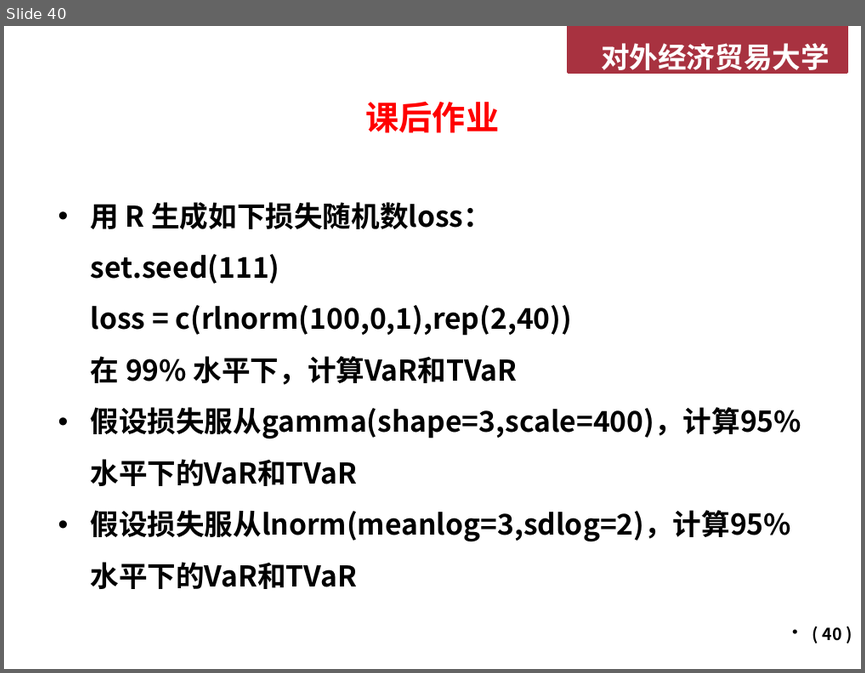
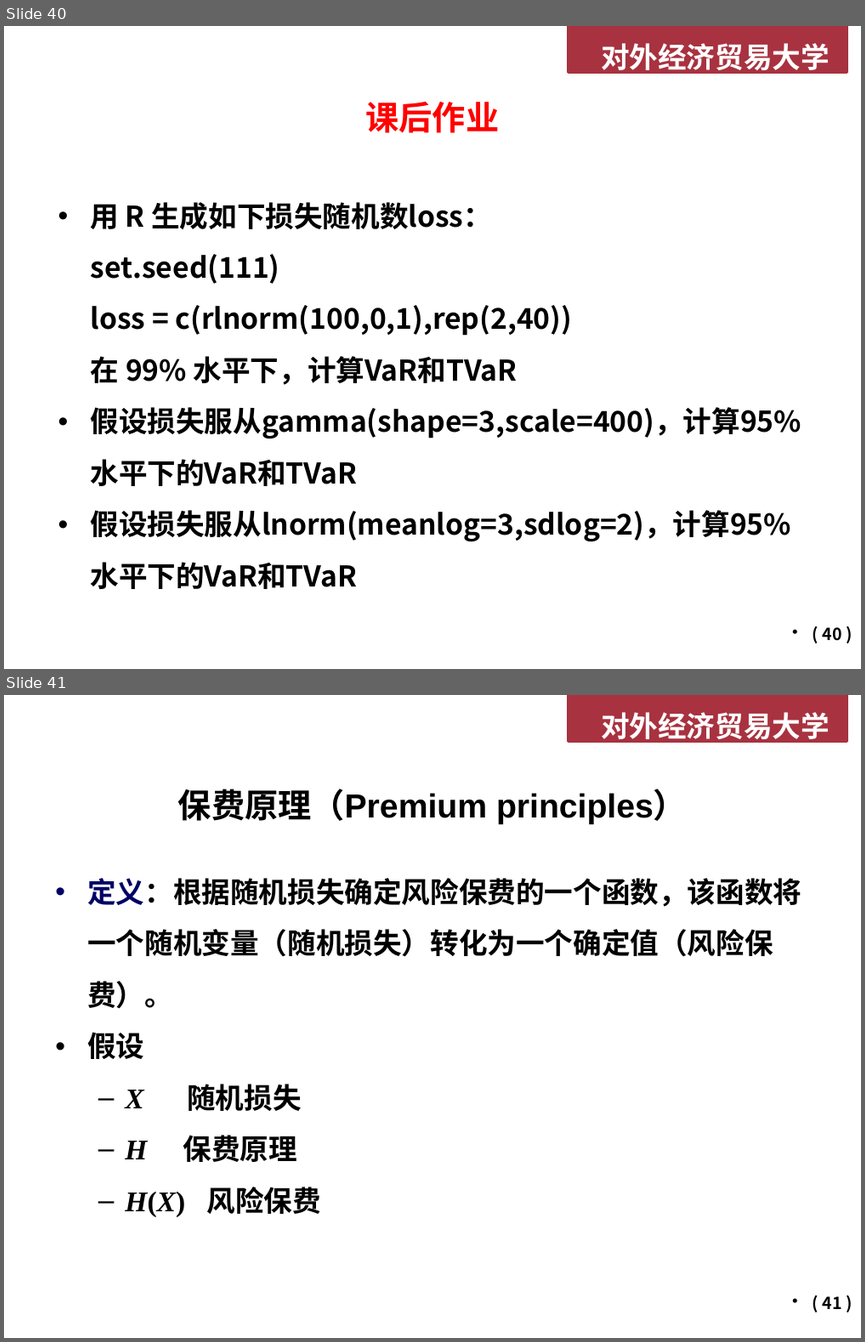
Before and after one commit to Francisor/Non-life-Insurance-Actuarial-Science, a slide deck: Lectures/Week 1 - 风险度量基础.pptx. Shown one above the other, each under a label of ours: slide 40 before the commit, slides 40 and 41 after it. The pictures are 865x673 and 865x1342 pixels, drawn with LibreOffice and Linux fonts; fonts in the diff are those of the drawing; background and template pictures are left out. Boxes give left, top, right and bottom in pixels: in the first picture for what was removed or moved away, otherwise in the second. Text is boxed around its words. In the diff, an @@ line names an element or a change of style, - is before the commit and + after.

```diff
--- a/Lectures/Week 1 - 风险度量基础.pptx
+++ b/Lectures/Week 1 - 风险度量基础.pptx
@@ slide 41 added at bbox=[4, 695, 861, 1338], background #FFFFFF; not listed: 2 template elements that a slide beside it also shows @@
@@ title added at bbox=[178, 789, 687, 824], 28 pt, text #000000, bold @@
+保费原理（Premium principles）
@@ text added at bbox=[87, 878, 801, 1216], 24 pt, text #000000, bold @@
+• 定义：根据随机损失确定风险保费的一个函数，该函数将一个随机变量（随机损失）转化为一个确定值（风险保费）。
+• 假设
+  – X 随机损失
+  – H 保费原理
+  – H(X) 风险保费
@@ page number added at bbox=[823, 1296, 842, 1309], 14 pt, text #000000 @@
+( 41 )
```
Also in this commit, not shown: 11 other slides added, 3 other files.
